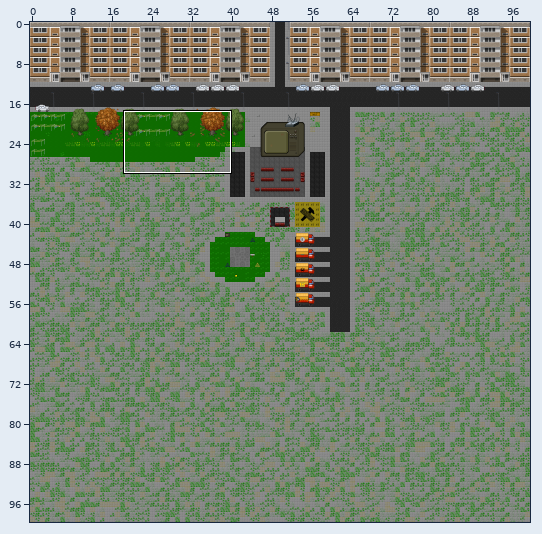
Two states of a Tiled map (JSON), maps/main.json. The picture above shows the old version from afar; the outline marks the close-up.
Close-up. As it was:
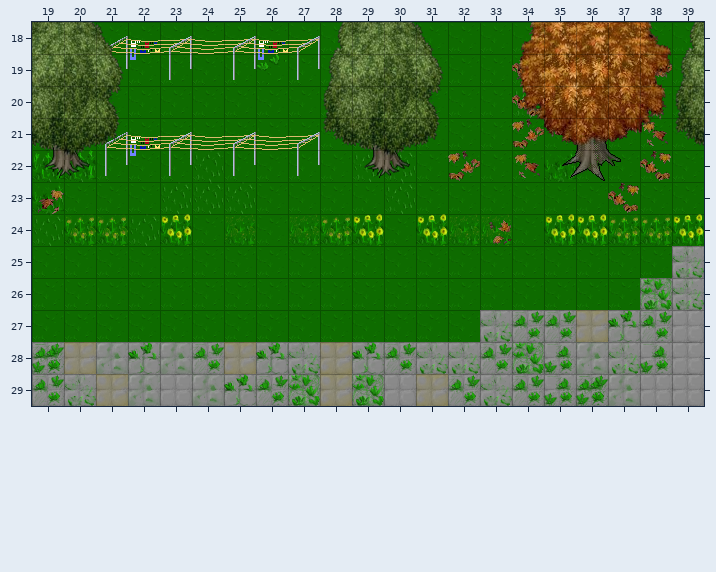
Cells are 32x32 px. Shown: x 19..39, y 18..29. The commit also changed other parts of the map, which this record leaves out. Tiles whose own drawing changed are shown in their newer look in all pictures.
After:
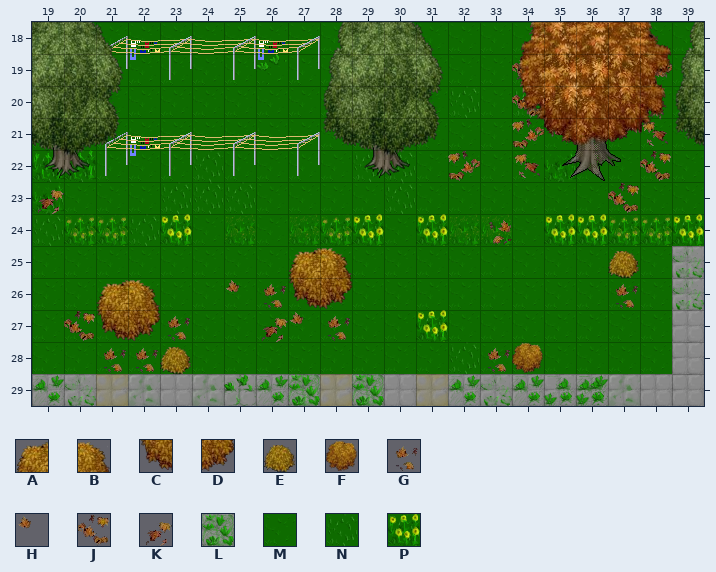
Key: from "chaosz0ne": A 243, B 244, C 275, D 276, E 309, F 310, G 340, H 342, J 372, K 405; from "floortileset": L 11, M 19, N 57, P 61.
_ is an empty cell.
Difference:
Layer "floor":
y 26: x 38 L -> M
y 27: x 33..38 ______ -> MMMMMM
y 28: x 19..31 _____________ -> MMMMMMMMMMMMM; x 33..38 ______ -> MMMMMM
Layer "trees":
y 20: x 32 _ -> N
y 25: x 27..28 __ -> AB; x 37 _ -> E
y 26: x 21..22 __ -> AB; x 25..28 ____ -> HGCD; x 37 _ -> G
y 27: x 20..23 ____ -> JCDG; x 26..28 ___ -> KHG; x 31 _ -> P
y 28: x 21..23 ___ -> GGE; x 32..34 ___ -> NGF
Boxes around the changes in both close-ups, in picture pixels (x1, y1, x2, y2):
added: (450, 86, 479, 118)
changed: (32, 248, 672, 374)
